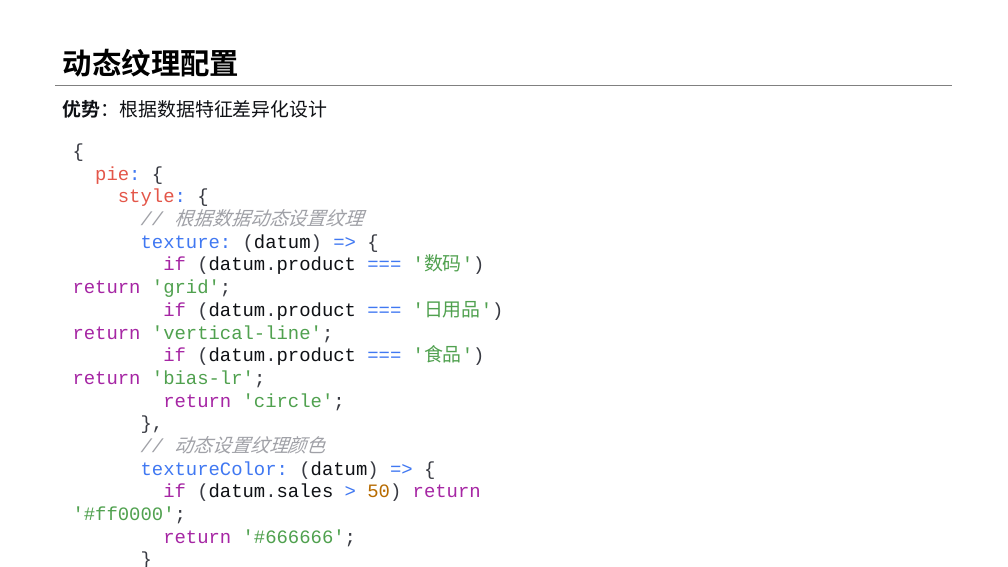
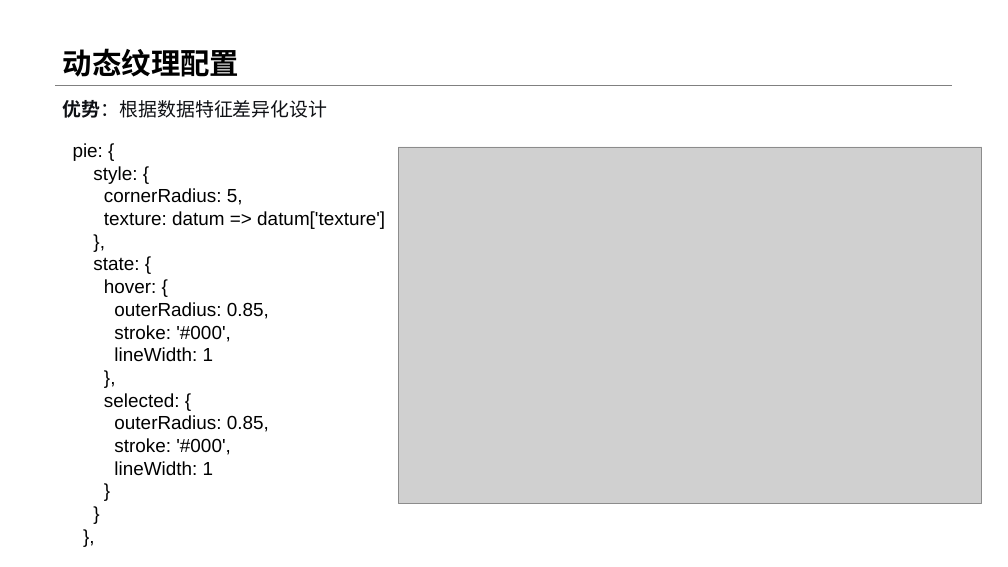
Before and after one commit to menglin1997/vchartCourse, a slide deck: slide 7 of code/Chapter 3 - Vchart Type/22-PieAdvanced/22-PieAdvanced.pptx (slide 11 before the commit). Drawn at 1008x567 pixels with LibreOffice and Linux fonts; fonts in the diff are those of the drawing; grey boxes stand for pictures. Boxes give left, top, right and bottom in pixels: in the first picture for what was removed or moved away, otherwise in the second. Text is boxed around its words. In the diff, an @@ line names an element or a change of style, - is before the commit and + after.

```diff
--- a/code/Chapter 3 - Vchart Type/22-PieAdvanced/22-PieAdvanced.pptx
+++ b/code/Chapter 3 - Vchart Type/22-PieAdvanced/22-PieAdvanced.pptx
@@ text at <box>73,143,385,476</box>: paragraph removed @@
-{
@@ text at <box>73,143,385,476</box>: text changed; font Courier New to Arial; text colour #383A42 to #000000 @@
-}
-}
+},
@@ text at <box>73,143,137,184</box>: font Courier New to Arial in "pie: {", "style: {", "},", "}" and 1 more places; text colour #E45649 to #000000, text colour #4078F2 to #000000 in "pie:", "style:"; text colour #383A42 to #000000 in "{", "{", "},", "}" and 1 more places @@
@@ picture added at <box>399,147,982,504</box> @@
@@ text at <box>104,188,385,229</box>: text changed; font Courier New to Arial; text colour #50A14F to #000000 @@
-// 根据数据动态设置纹理
-texture: (datum) => {
-if (datum.product === '数码') return 'grid';
-if (datum.product === '日用品') return 'vertical-line';
-if (datum.product === '食品') return 'bias-lr';
-return 'circle';
+cornerRadius: 5,
+texture: datum => datum['texture']
@@ text at <box>93,257,269,476</box>: text changed; font Courier New to Arial; text colour #50A14F to #000000 @@
-// 动态设置纹理颜色
-textureColor: (datum) => {
-if (datum.sales > 50) return '#ff0000';
-return '#666666';
+state: {
+hover: {
+outerRadius: 0.85,
+stroke: '#000',
+lineWidth: 1
+},
+selected: {
+outerRadius: 0.85,
+stroke: '#000',
+lineWidth: 1
```
Also in this commit, not shown: 4 other slides changed, 1 slide added, 5 slides removed, 5 other files.
